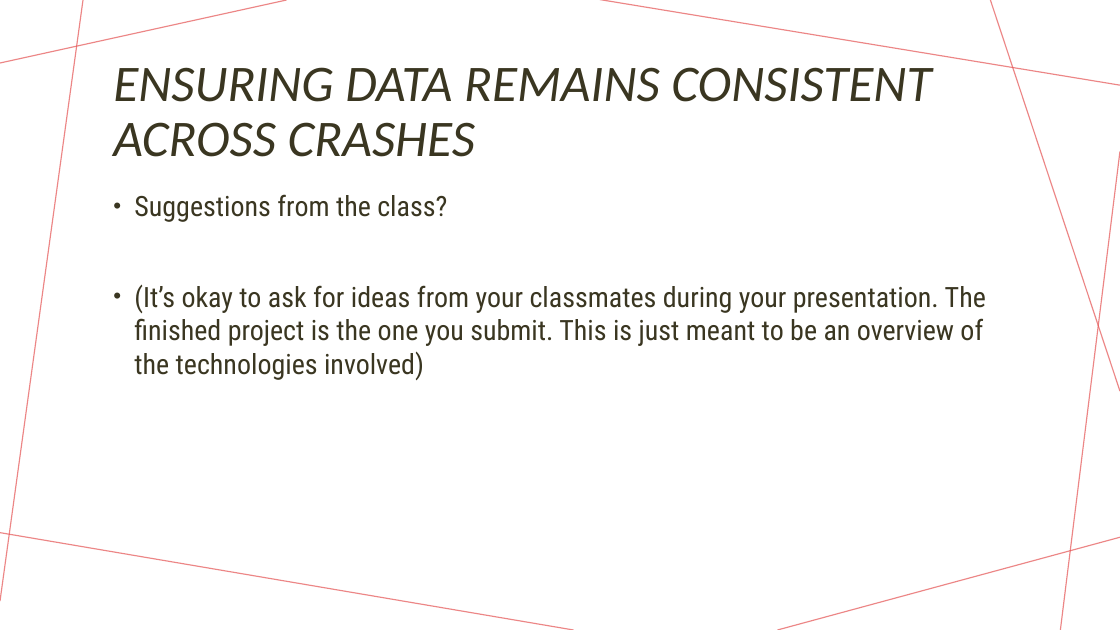
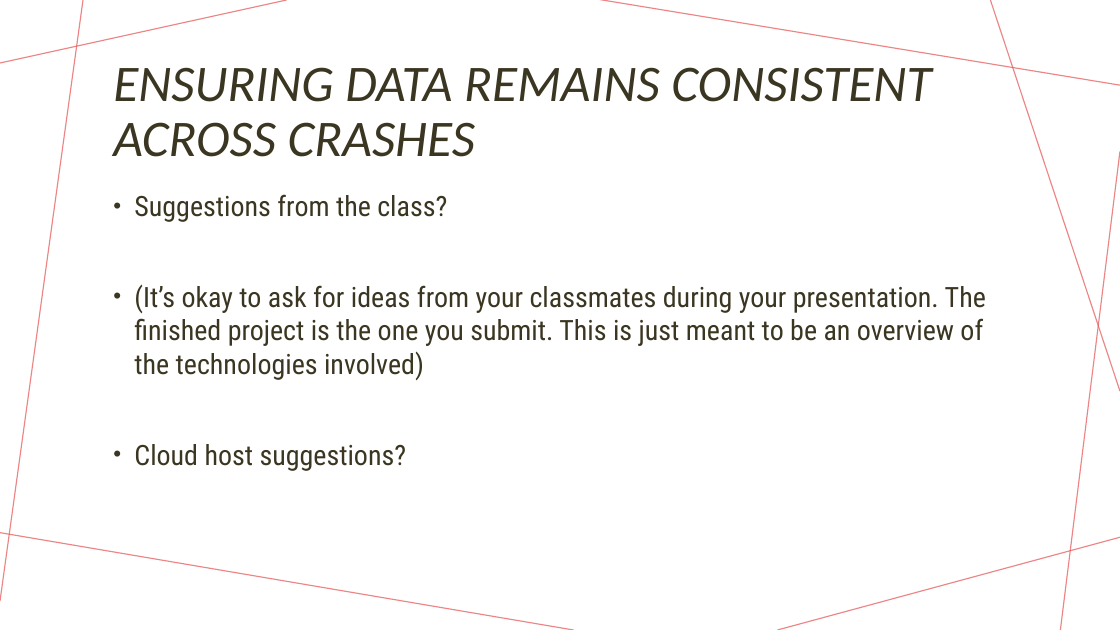
Before and after one commit to trevorkbond/cs452, a slide deck: slide 8 of final/Example Final Project- Discord Bot.pptx. Drawn at 1120x630 pixels with LibreOffice and Linux fonts; fonts in the diff are those of the drawing. Boxes give left, top, right and bottom in pixels: in the first picture for what was removed or moved away, otherwise in the second. Text is boxed around its words. In the diff, an @@ line names an element or a change of style, - is before the commit and + after.

Commit message:
updated final project example.

```diff
--- a/final/Example Final Project- Discord Bot.pptx
+++ b/final/Example Final Project- Discord Bot.pptx
@@ text at bbox=[134, 444, 407, 471]: paragraph added @@
+• Cloud host suggestions?
```
